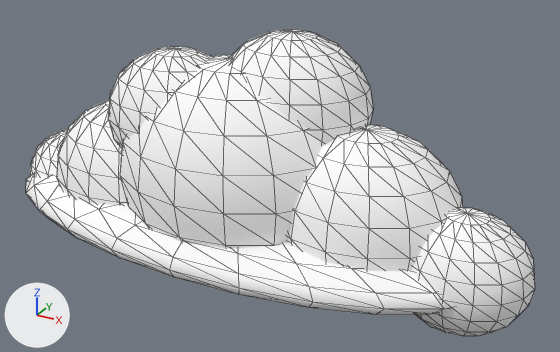
Two versions of the glTF model smash-areia/godot/assets/models/cloud.glb, one commit apart.
One viewpoint serves both versions: a 50 mm camera at (3.59, -5.67, 3.39) aimed at (0.42, 0.08, 0.51). The lights are fixed; the arrows at lower left show +X, +Y and +Z. The first picture is the older version. Mesh edges are drawn as thin lines.

The first picture shows 'Cloud'.
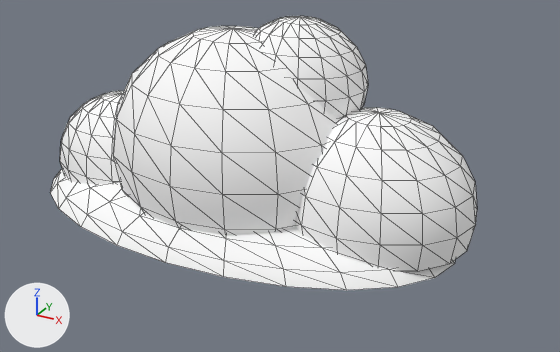
Boxes (x1, y1, x2, y2) around the edits, measured in the pictures (560 x 352 px):
'Cloud', reshaped (16% narrower, 10% shorter): before (26, 30, 535, 336); after (50, 16, 477, 290)
part 1 of me_cloud, added: after (255, 16, 368, 118)
part 2 of me_cloud, rebuilt: before (26, 174, 454, 314); after (50, 169, 455, 290)
part 3 of me_cloud, rebuilt (12% wider, 8% taller): before (120, 55, 324, 248); after (113, 26, 341, 235)
part 4 of me_cloud, rebuilt: before (287, 124, 463, 271); after (295, 107, 477, 271)
part 5 of me_cloud, rebuilt: before (57, 100, 128, 205); after (60, 91, 124, 184)
part 6 of me_cloud, deleted: before (30, 129, 68, 176)
part 7 of me_cloud, deleted: before (108, 46, 212, 149)
part 8 of me_cloud, deleted: before (229, 30, 373, 145)
part 9 of me_cloud, deleted: before (411, 207, 535, 336)

The change in detail:
me_cloud is used by ob_cloud; location (0.0, 0.0, 0.0).
me_cloud had 1240 vertices, 2448 faces and spanned x -2.65..2.8, y -1.1..1.1, z -0.51..1.82.
me_cloud now has 574 vertices, 1064 faces and spans x -2.14..2.25, y -1.15..1.15, z 0.1..1.97.
me_cloud part 1: a new loose piece, a UV sphere (16 segments, 10 rings, poles along z) spanning x -0.07..1.17, y -0.33..0.73, z 0.83..1.97, in mat_cloud (white #ffffff).
me_cloud part 2: the loose piece of 218 vertices spanning x -2.58..2.58, y -1.1..1.1, z -0.32..0.32 is rebuilt with 121 vertices and now spans x -2.14..2.14, y -1.15..1.15, z 0.1..0.48.
me_cloud part 3: the loose piece of 146 vertices spanning x -1.15..1.15, y -0.98..0.98, z -0.48..1.59 is rebuilt with 113 vertices and now spans x -1.2..1.2, y -1.02..1.02, z 0.1..1.85.
me_cloud part 4: the loose piece of 146 vertices spanning x 0.35..2.15, y -0.66..0.87, z -0.51..1.11 is rebuilt with 97 vertices and now spans x 0.45..2.25, y -0.66..0.87, z 0.19..1.28.
me_cloud part 5: the loose piece of 146 vertices spanning x -2.05..-0.35, y -0.72..0.72, z -0.51..1.01 is rebuilt with 97 vertices and now spans x -2.02..-0.58, y -0.61..0.61, z 0.2..1.06.
me_cloud part 6: the loose piece of 146 vertices spanning x -2.65..-1.55, y -0.37..0.57, z -0.5..0.5 is deleted.
me_cloud part 7: the loose piece of 146 vertices spanning x -1.25..0.15, y -0.69..0.5, z 0.37..1.63 is deleted.
me_cloud part 8: the loose piece of 146 vertices spanning x -0.3..1.2, y -0.39..0.89, z 0.48..1.82 is deleted.
me_cloud part 9: the loose piece of 146 vertices spanning x 1.6..2.8, y -0.51..0.51, z -0.49..0.59 is deleted.
